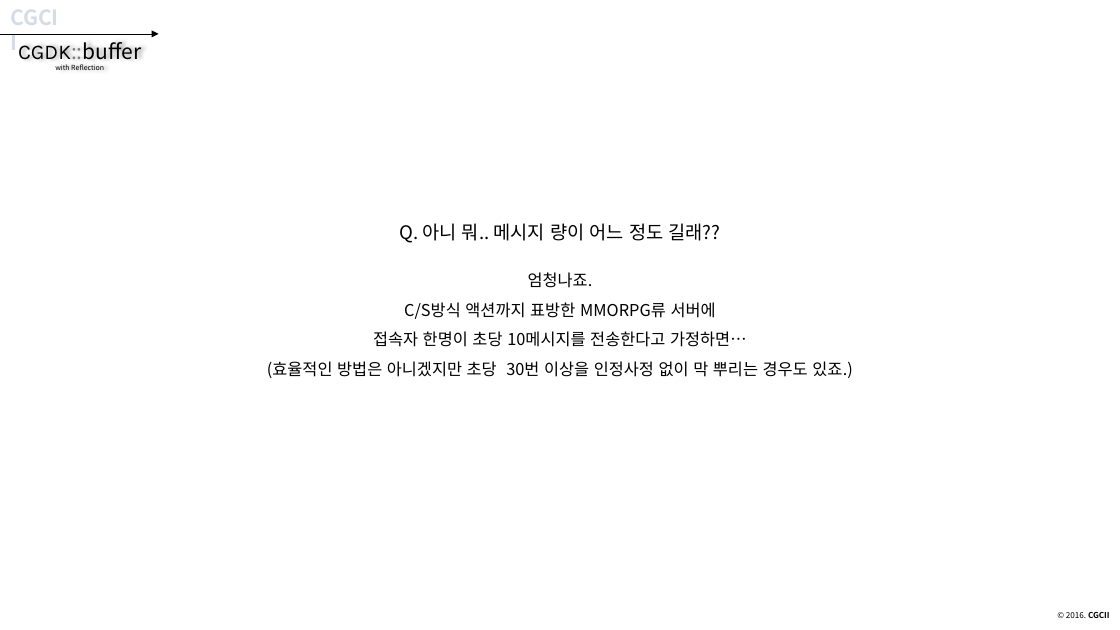
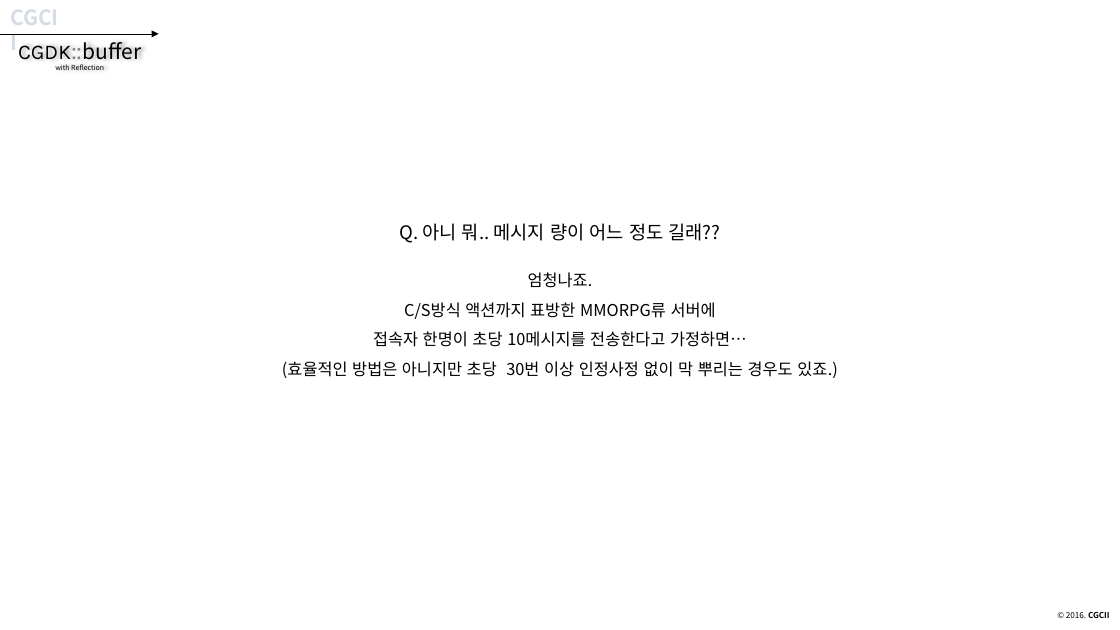
Before and after one commit to CGLabs/CGDK.buffer, a slide deck: slide 11 of C++/document/intruduce_CGDK.buffer.pptx. Drawn at 1120x630 pixels with LibreOffice and Linux fonts; fonts in the diff are those of the drawing. Boxes give left, top, right and bottom in pixels: in the first picture for what was removed or moved away, otherwise in the second. Text is boxed around its words. In the diff, an @@ line names an element or a change of style, - is before the commit and + after.

```diff
--- a/C++/document/intruduce_CGDK.buffer.pptx
+++ b/C++/document/intruduce_CGDK.buffer.pptx
@@ text at box(282, 302, 838, 378): text changed @@
-C/S방식 액션까지 표방한 MMORPG류 서버에
-접속자 한명이 초당 10메시지를 전송한다고 가정하면…
-(효율적인 방법은 아니겠지만 초당 30번 이상을 인정사정 없이 막 뿌리는 경우도 있죠.)
+C/S방식 액션까지 표방한 MMORPG류 서버에
+접속자 한명이 초당 10메시지를 전송한다고 가정하면…
+(효율적인 방법은 아니지만 초당 30번 이상 인정사정 없이 막 뿌리는 경우도 있죠.)
```
Also in this commit, not shown: 1 other slide changed.
